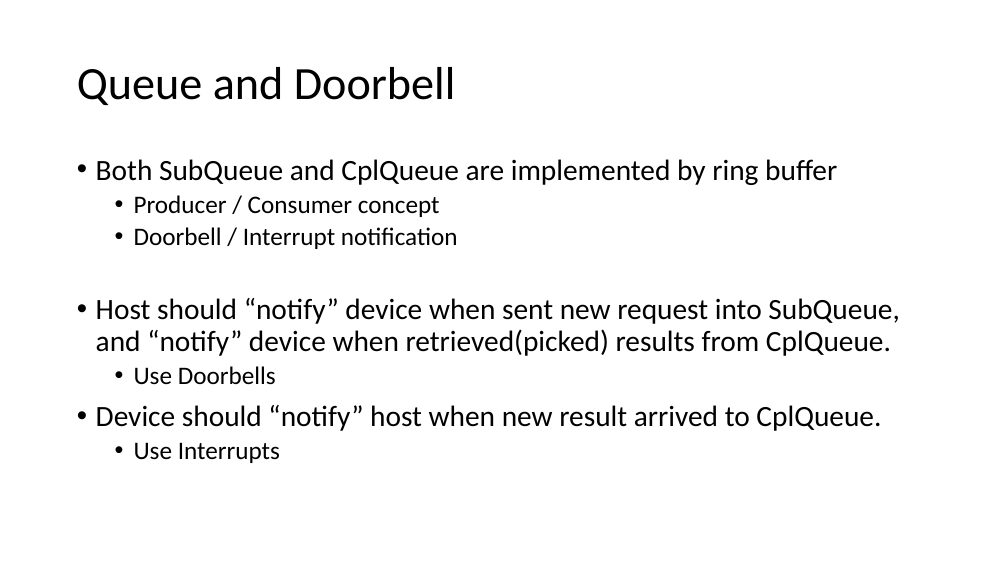
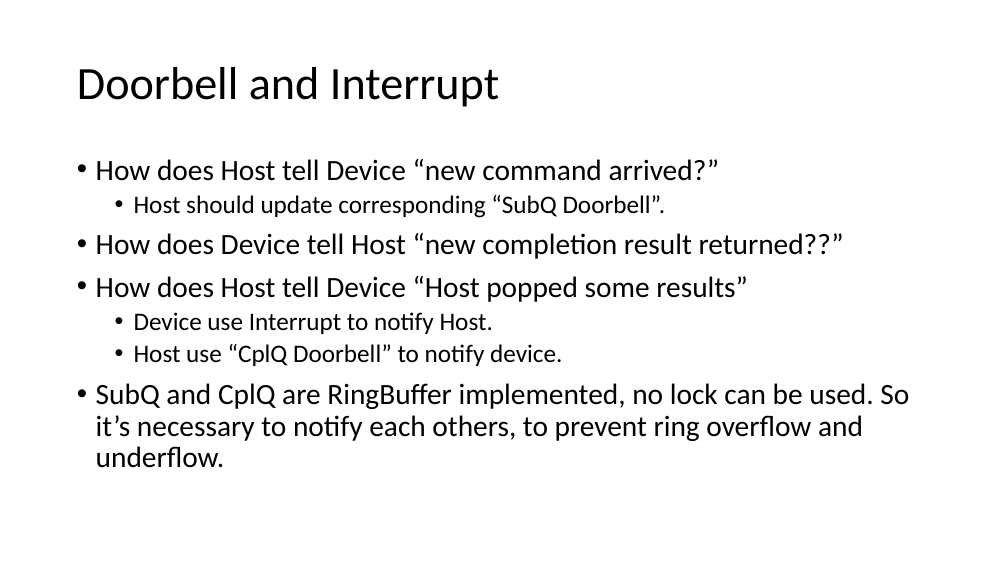
Before and after one commit to smokingpc/glendronach, a slide deck: slide 16 of doc/SPCNVMe_Introduction_and_Design.pptx (slide 12 before the commit). Drawn at 1008x567 pixels with LibreOffice and Linux fonts; fonts in the diff are those of the drawing. Boxes give left, top, right and bottom in pixels: in the first picture for what was removed or moved away, otherwise in the second. Text is boxed around its words. In the diff, an @@ line names an element or a change of style, - is before the commit and + after.

Commit message:
update slide

```diff
--- a/doc/SPCNVMe_Introduction_and_Design.pptx
+++ b/doc/SPCNVMe_Introduction_and_Design.pptx
@@ title at (77,67,499,107): text changed @@
-Queue and Doorbell
+Doorbell and Interrupt
@@ text at (96,159,909,468): text changed @@
-• Both SubQueue and CplQueue are implemented by ring buffer
-  • Producer / Consumer concept
-  • Doorbell / Interrupt notification
-• Host should “notify” device when sent new request into SubQueue, and “notify” device when retrieved(picked) results from CplQueue.
-  • Use Doorbells
-• Device should “notify” host when new result arrived to CplQueue.
-  • Use Interrupts
+• How does Host tell Device “new command arrived?”
+  • Host should update corresponding “SubQ Doorbell”.
+• How does Device tell Host “new completion result returned??”
+• How does Host tell Device “Host popped some results”
+  • Device use Interrupt to notify Host.
+  • Host use “CplQ Doorbell” to notify device.
+• SubQ and CplQ are RingBuffer implemented, no lock can be used. So it’s necessary to notify each others, to prevent ring overflow and underflow.
```
Also in this commit, not shown: 15 other slides changed, 15 slides added, 8 slides removed.
